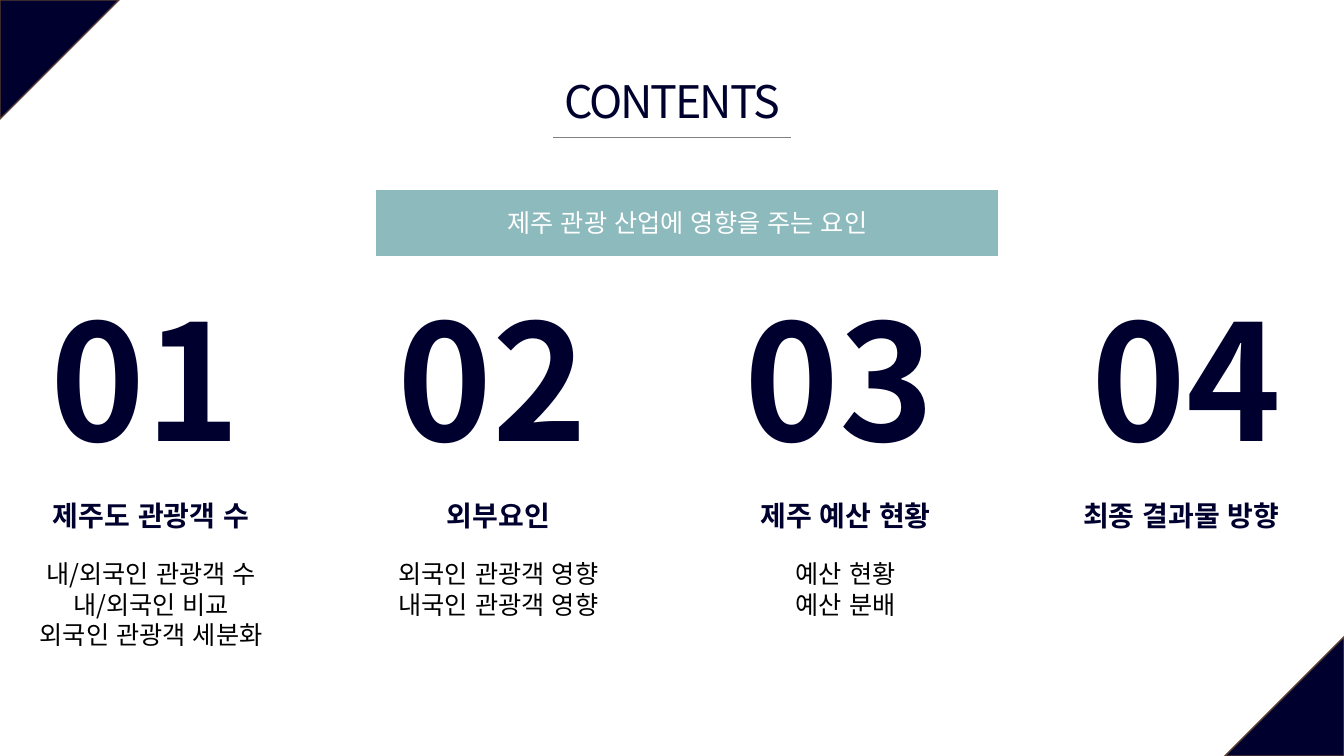
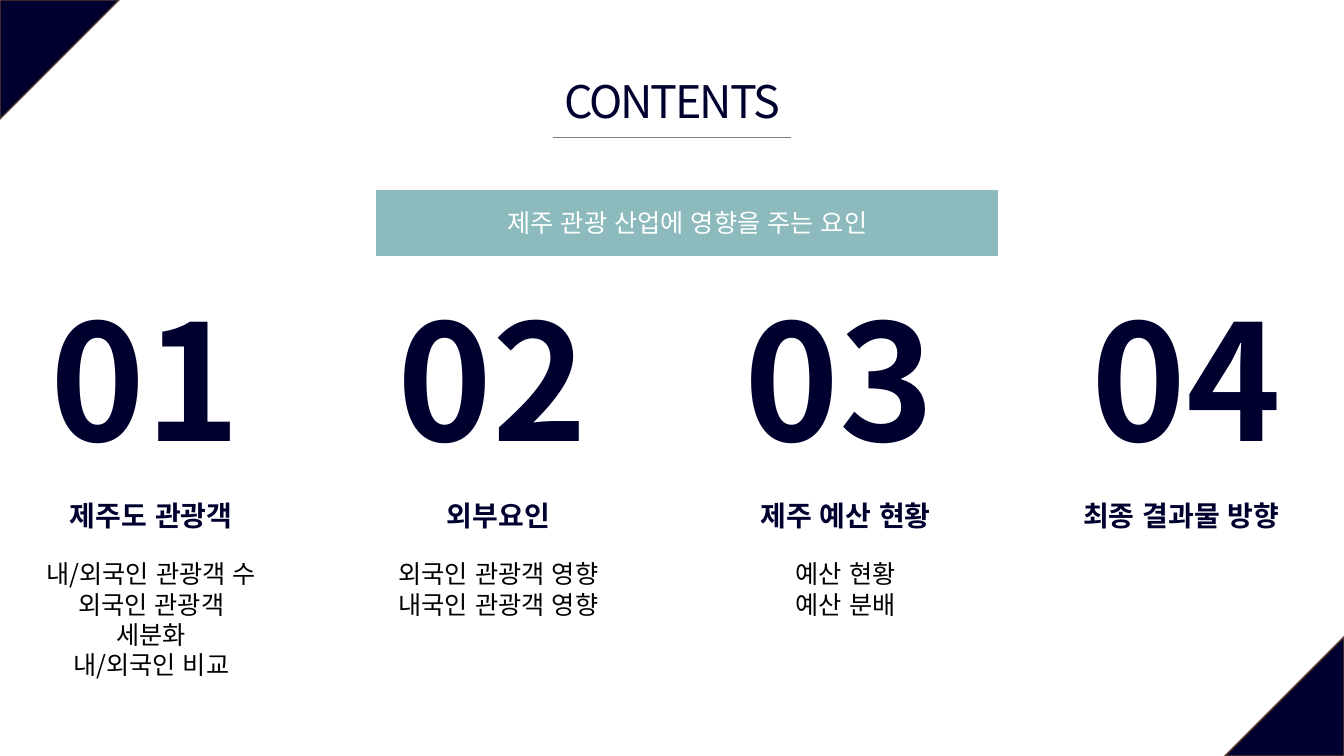
Before and after one commit to so-jeong0127/6-project, a slide deck: slide 2 of 6조_외부환경영향.pptx. Drawn at 1344x756 pixels with LibreOffice and Linux fonts; fonts in the diff are those of the drawing. Boxes give left, top, right and bottom in pixels: in the first picture for what was removed or moved away, otherwise in the second. Text is boxed around its words. In the diff, an @@ line names an element or a change of style, - is before the commit and + after.

```diff
--- a/6조_외부환경영향.pptx
+++ b/6조_외부환경영향.pptx
@@ text at <box>70,502,232,529</box>: text changed @@
-제주도 관광객 수
+제주도 관광객
@@ text at <box>78,593,225,646</box>: paragraph added @@
+외국인 관광객 세분화
@@ text at <box>40,618,263,646</box>: paragraph removed @@
-외국인 관광객 세분화
```
Also in this commit, not shown: 8 other slides changed, 1 slide added, 2 slides removed.
